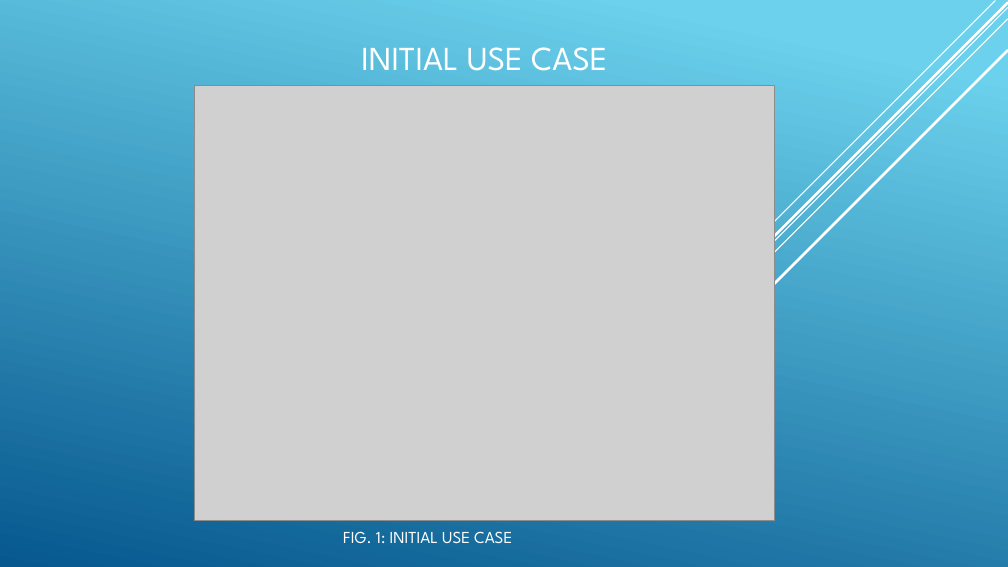
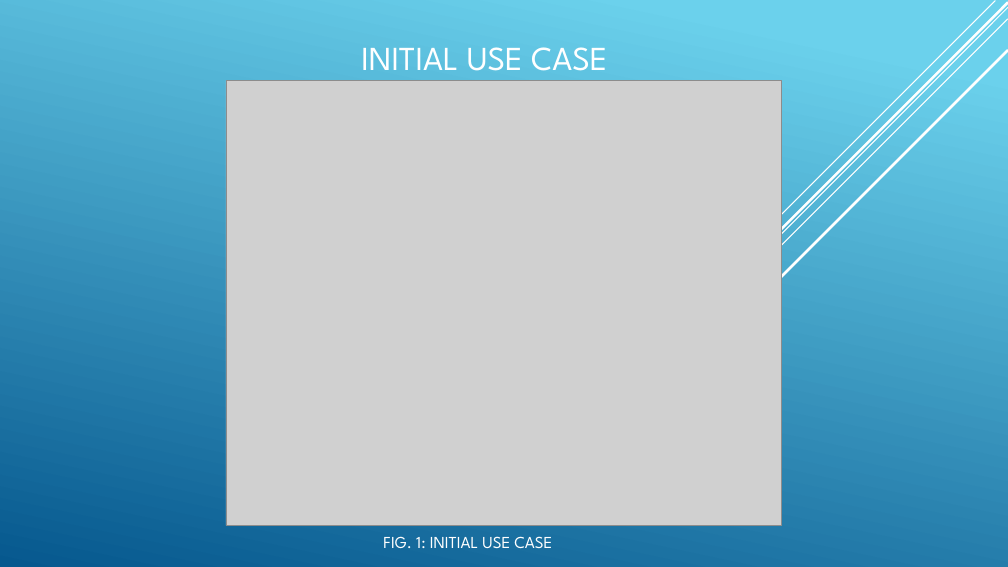
Before and after one commit to MJSween/ICS370_GRP_PROJECT, a slide deck: slide 50 of Inception_Phase.pptx. Drawn at 1008x567 pixels with LibreOffice and Linux fonts; fonts in the diff are those of the drawing; grey boxes stand for pictures. Boxes give left, top, right and bottom in pixels: in the first picture for what was removed or moved away, otherwise in the second. Text is boxed around its words. In the diff, an @@ line names an element or a change of style, - is before the commit and + after.

Commit message:
Add files via upload
Professor suggested changes made to the initial use case

```diff
--- a/Inception_Phase.pptx
+++ b/Inception_Phase.pptx
@@ picture: place and size @@
-picture at [194,85,775,520]
+picture at [226,81,782,526]
@@ text "FIG. 1: INITIAL USE CASE": place and size @@
-text "FIG. 1: INITIAL USE CASE" at [343,531,512,543]
+text "FIG. 1: INITIAL USE CASE" at [383,536,552,548]
```
